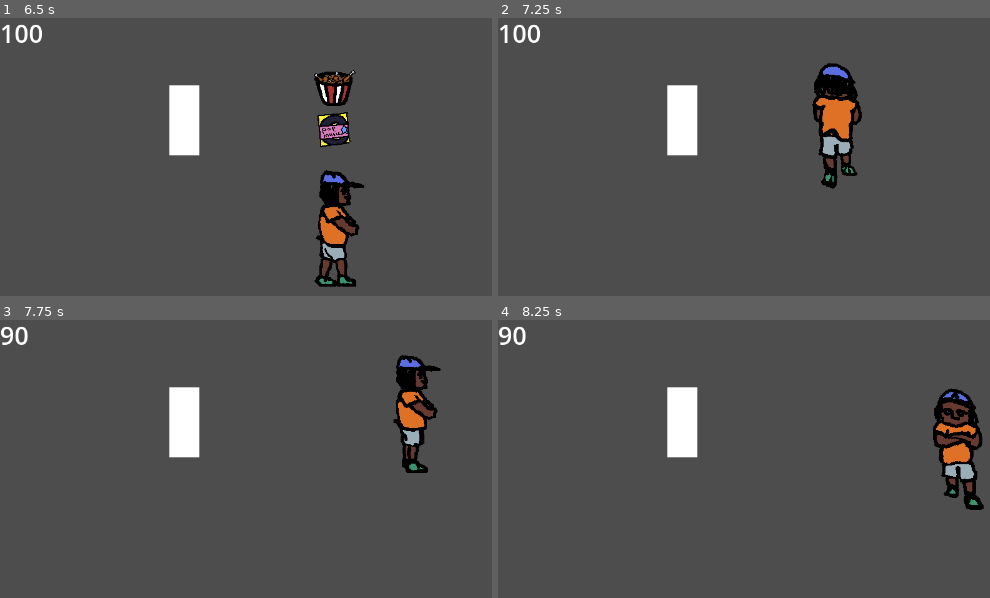
Above: before the commit, frames 1-4 (two rows, left to right).
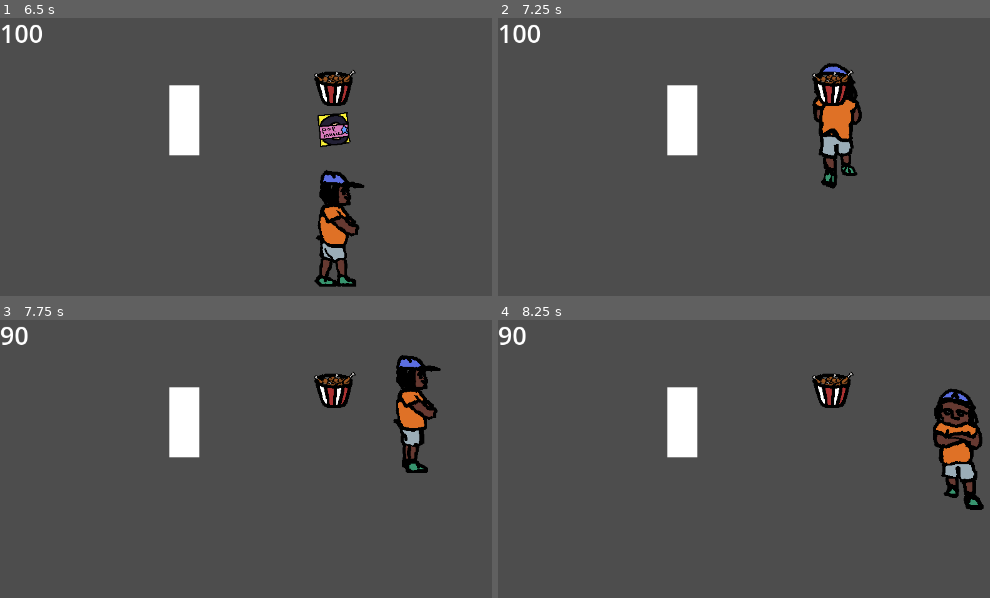
Above: after the commit, the same moments.

Repository: vadossso3/game
Game: Godot game, scene res://scenes/main.tscn
The game is run twice, just before and just after one commit, with the same random seed, the same clock (stepped at 60 frames per second) and the same inputs. Sound files missing from this copy of the repository are replaced by a short silence.
Inputs:
- Up to frame 1 (6.5 s): tap Enter at 0.5 s; hold Right (move_right) 0.53-1.28 s; hold F (action) 0.53-1.28 s; hold Down (move_down) 1.28-2.03 s; tap F (action) every 1.5 s from 1.35 to 5.85 s; hold Right (move_right) 2.03-2.78 s; hold F (action) 2.03-2.78 s; hold Up (move_up) 2.78-3.53 s; hold F (action) 3.53-4.28 s; hold Left (move_left) 3.53-5.03 s; hold Down (move_down) 5.03-5.78 s; hold F (action) 5.03-5.78 s; hold Right (move_right) from 5.78 s (still down)
- Up to frame 2 (7.25 s): release Right (move_right) at 6.53 s; hold Up (move_up) from 6.53 s (still down); hold F (action) from 6.53 s (still down)
- Up to frame 3 (7.75 s): release Up (move_up) at 7.28 s; release F (action) at 7.28 s; hold Right (move_right) from 7.28 s (still down); tap F (action) at 7.35 s
- Up to frame 4 (8.25 s): release Right (move_right) at 8.03 s; hold Down (move_down) from 8.03 s (still down); hold F (action) from 8.03 s (still down)

Frame 1 is identical in both runs. In frame 2, 0.5% of the frame differs, in the area x 63-73%, y 18-32%; in frame 3, 0.8%; in frame 4, 0.8%.

Commit message:
disable pickup chiken on max hp

Diff:
--- a/scripts/potion/health_potion.gd
+++ b/scripts/potion/health_potion.gd
@@ -9,5 +9,6 @@
 
 func _on_area_entered(body) -> void:
 	if body is CharacterBody2D:
-		emit_signal("healPlayer", heal)
-		queue_free()
+		if body.health != body.max_health:
+			emit_signal("healPlayer", heal)
+			queue_free()
Not shown: 1 places in scenes/main.tscn that only renumber resources
